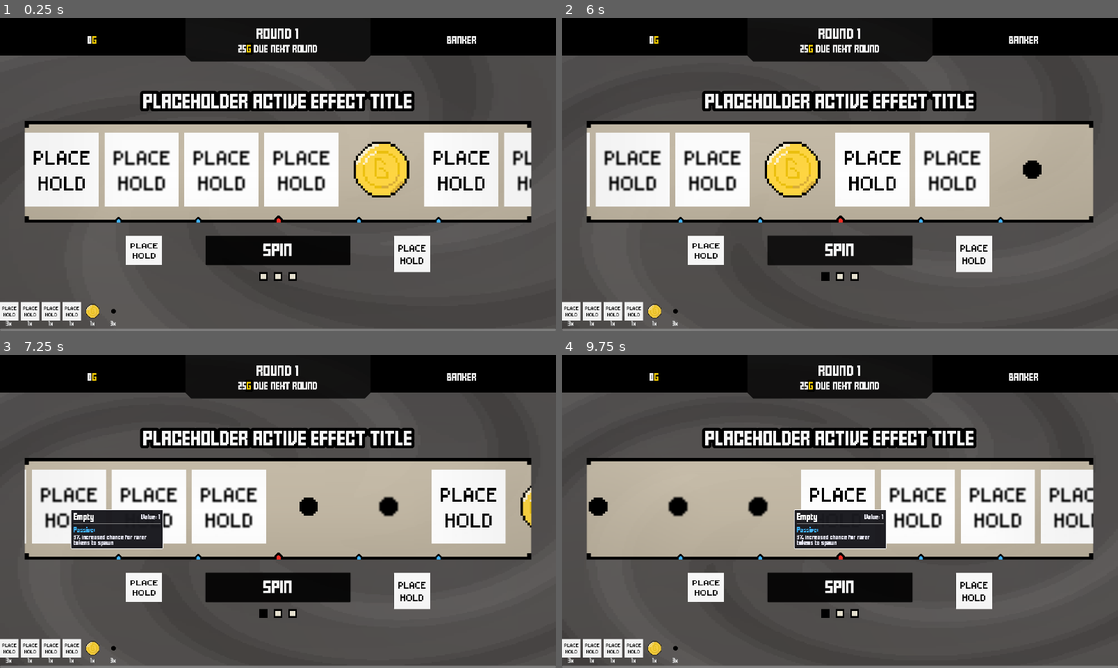
Above: before the commit, frames 1-4 (two rows, left to right).
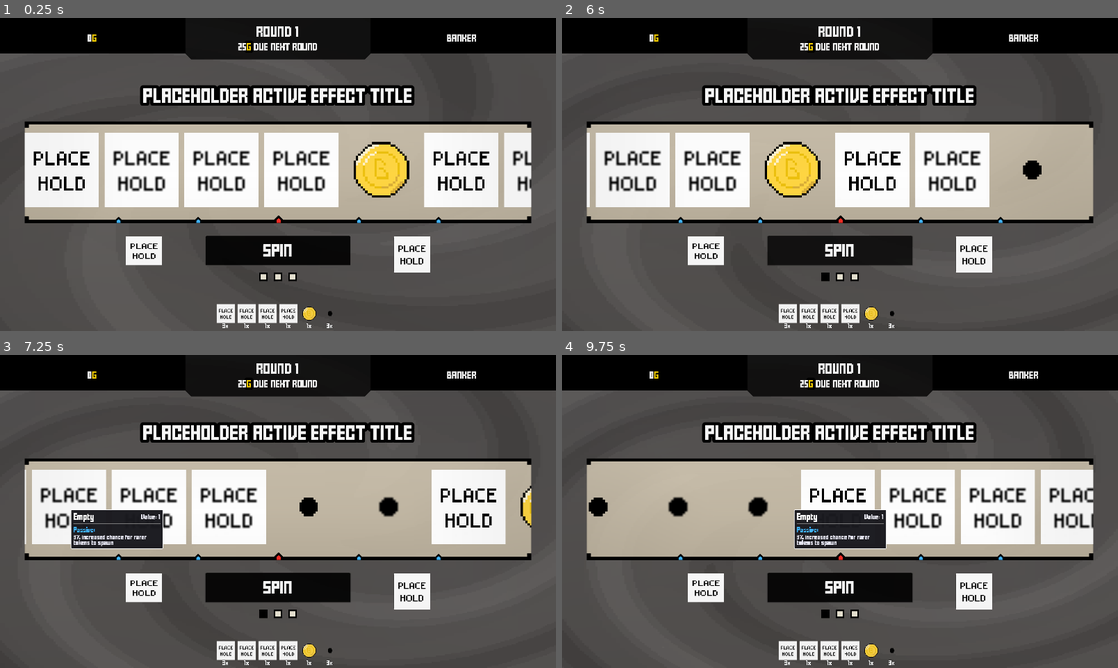
Above: after the commit, the same moments.

Repository: ZhelinWang/one-last-spin
Game: Godot game, scene res://main_ui.tscn
The game is run twice, just before and just after one commit, with the same random seed, the same clock (stepped at 60 frames per second) and the same inputs.
Inputs (mouse positions are in pixels of both pictures, inside the frame that each line leads up to):
- Up to frame 1 (0.25 s): no input
- Up to frame 2 (6 s): click (623, 168) at 0.5 s; click (701, 168) at 1.27 s; click (784, 168) at 2.02 s; click (862, 168) at 2.77 s; click (945, 168) at 3.52 s; click (1023, 168) at 4.27 s; click (1101, 168) at 5.02 s; click "Spin" at 5.75 s
- Up to frame 3 (7.25 s): click (66, 505) at 6.52 s
- Up to frame 4 (9.75 s): click (712, 505) at 7.27 s; click (606, 505) at 8.02 s; click (612, 505) at 8.77 s; click (789, 505) at 9.52 s

The runs differ from the first frame. In frame 1, 8.1% of the frame differs, in the area x 0-100%, y 2-100%; in frame 2, 7.9%; in frame 3, 7.8%; in frame 4, 7.8%.

Commit message:
inventory tweaks ui

Diff:
--- a/inventoryStrip.gd
+++ b/inventoryStrip.gd
@@ -36,9 +36,12 @@
 
 func _ready() -> void:
 	custom_minimum_size = Vector2(0, icon_size.y)
-	alignment = BoxContainer.ALIGNMENT_BEGIN
+	size_flags_horizontal = Control.SIZE_EXPAND_FILL
+	alignment = BoxContainer.ALIGNMENT_CENTER
 	add_theme_constant_override("separation", icon_spacing)
-
+	if get_parent() is ScrollContainer:
+		var sc := get_parent() as ScrollContainer
+		sc.horizontal_scroll_mode = ScrollContainer.SCROLL_MODE_DISABLED
 func clear_icons() -> void:
 	for c in get_children():
 		c.queue_free()
@@ -90,7 +93,7 @@
 		icon.stretch_mode = TextureRect.STRETCH_KEEP_ASPECT_CENTERED
 		icon.texture_filter = CanvasItem.TEXTURE_FILTER_NEAREST
 		icon.mouse_filter = Control.MOUSE_FILTER_IGNORE
-		icon.size_flags_horizontal = Control.SIZE_SHRINK_CENTER
+		icon.size_flags_horizontal = Control.SIZE_EXPAND_FILL
 		icon.texture = td.icon
 		holder.add_child(icon)
 
--- a/main_ui.tscn
+++ b/main_ui.tscn
@@ -267,7 +267,7 @@
 theme_override_constants/margin_left = 0
 theme_override_constants/margin_top = 0
 theme_override_constants/margin_right = 0
-theme_override_constants/margin_bottom = 12
+theme_override_constants/margin_bottom = 0
 
 [node name="topUIContainer" type="HBoxContainer" parent="mainContainer/topUIMarginContainer"]
 layout_mode = 2
@@ -389,6 +389,7 @@
 
 [node name="MarginContainer" type="MarginContainer" parent="mainContainer/playMarginContainer/VBoxContainer/HBoxContainer/VBoxContainer"]
 layout_mode = 2
+theme_override_constants/margin_bottom = 20
 
 [node name="ColorRect" type="Panel" parent="mainContainer/playMarginContainer/VBoxContainer/HBoxContainer/VBoxContainer/MarginContainer"]
 visible = false
@@ -661,9 +662,9 @@
 
 [node name="bottomUIMarginContainer" type="MarginContainer" parent="mainContainer"]
 layout_mode = 2
-size_flags_vertical = 8
-mouse_filter = 2
-theme_override_constants/margin_top = 0
+size_flags_vertical = 3
+mouse_filter = 2
+theme_override_constants/margin_top = 80
 
 [node name="bottomRow" type="HBoxContainer" parent="mainContainer/bottomUIMarginContainer"]
 layout_mode = 2
Not shown: 1 places in main_ui.tscn that only renumber resources
